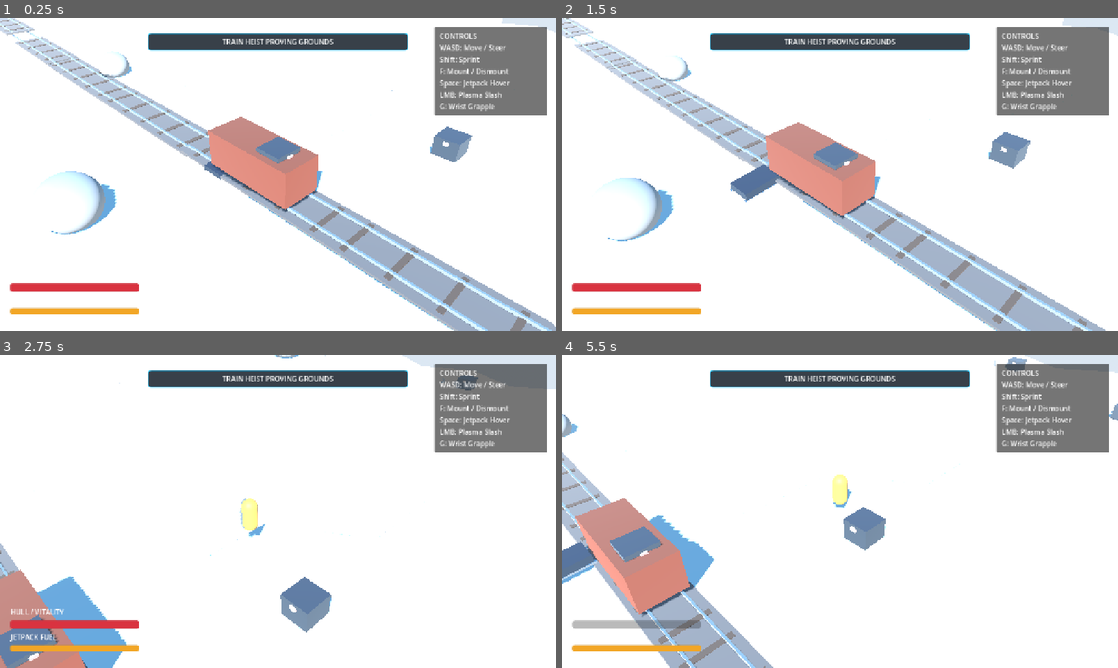
Above: before the commit, frames 1-4 (two rows, left to right).
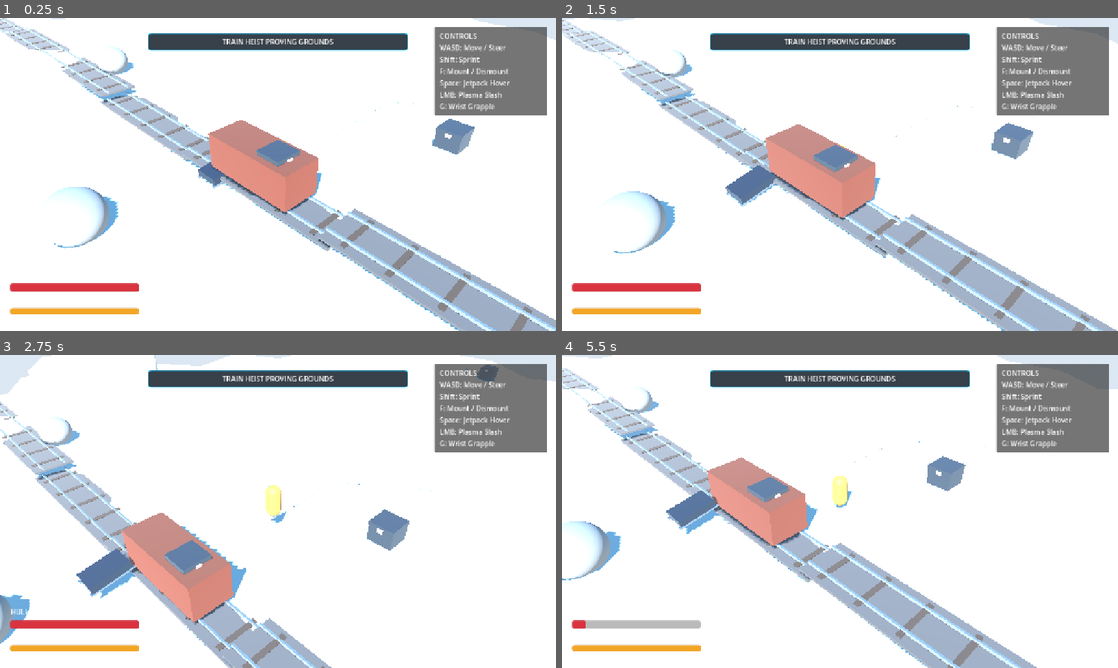
Above: after the commit, the same moments.

Repository: mcintalmo/drift
Game: Godot game, scene res://scenes/world/ProceduralSectorSandbox.tscn
The game is run twice, just before and just after one commit, with the same random seed, the same clock (stepped at 60 frames per second) and the same inputs. This scene is started directly instead of the project's main scene.
Inputs (mouse positions are in pixels of both pictures, inside the frame that each line leads up to):
- Up to frame 1 (0.25 s): no input
- Up to frame 2 (1.5 s): tap Enter (ui_accept) at 0.5, 0.77 s; move the mouse to (962, 158) at 0.52 s; hold E (pilot_lean_right) 0.53-1.25 s; click (962, 158) at 0.6 s; drag from (728, 190) to (812, 237) at 1.27 s
- Up to frame 3 (2.75 s): tap Enter (ui_accept) at 2 s; move the mouse to (333, 442) at 2.02 s; hold E (pilot_lean_right) from 2.03 s (still down); tap G (pilot_wrist_grapple) at 2.1 s
- Up to frame 4 (5.5 s): release E (pilot_lean_right) at 2.75 s; drag from (812, 574) to (673, 464) at 2.77 s; move the mouse to (1006, 558) at 3.52 s; hold Q (pilot_lean_left) 3.53-4.25 s; hold Right mouse button (winch_quick) 3.53-4.25 s; tap Enter (ui_accept) at 3.77 s; drag from (673, 464) to (756, 433) at 4.27 s; move the mouse to (867, 511) at 5.02 s; hold S (brake_reverse) from 5.03 s (still down); tap R at 5.1 s; click (867, 511) at 5.17 s

The runs differ from the first frame. In frame 1, 9.4% of the frame differs, in the area x 0-100%, y 0-100%; in frame 2, 9.2%; in frame 3, 20%; in frame 4, 26%.

Commit message:
Extend cliff side skirts to 16m depth to close frozen lake gaps, and balance terrain rolling frequency to 0.022 (amplitude 1.85m) with 1 grand hill and 1 chasm lake

Diff:
--- a/resources/biomes/dead_core.tres
+++ b/resources/biomes/dead_core.tres
@@ -11,10 +11,11 @@
 min_storm_temp_c = -58.0
 blizzard_frequency = 0.85
 base_smog_index = 0.25
-elevation_amplitude = 1.6
-elevation_frequency = 0.015
+elevation_amplitude = 2.2
+elevation_frequency = 0.024
 plateau_tier_height_m = 4.5
-plateau_threshold = 0.25
+plateau_threshold = 0.28
+chasm_threshold = -0.30
 hex_cell_outer_radius_m = 6.0
 surface_weights = {
 &"ice": 0.45,
--- a/resources/biomes/derelict_industrial.tres
+++ b/resources/biomes/derelict_industrial.tres
@@ -11,10 +11,11 @@
 min_storm_temp_c = -40.0
 blizzard_frequency = 0.45
 base_smog_index = 0.6
-elevation_amplitude = 1.2
-elevation_frequency = 0.012
-plateau_tier_height_m = 3.2
+elevation_amplitude = 1.8
+elevation_frequency = 0.022
+plateau_tier_height_m = 3.6
 plateau_threshold = 0.30
+chasm_threshold = -0.32
 hex_cell_outer_radius_m = 6.0
 surface_weights = {
 &"snirt": 0.35,
--- a/resources/biomes/glacial_chasms.tres
+++ b/resources/biomes/glacial_chasms.tres
@@ -11,10 +11,11 @@
 min_storm_temp_c = -44.0
 blizzard_frequency = 0.55
 base_smog_index = 0.1
-elevation_amplitude = 1.4
-elevation_frequency = 0.015
+elevation_amplitude = 2.0
+elevation_frequency = 0.024
 plateau_tier_height_m = 4.2
-plateau_threshold = 0.25
+plateau_threshold = 0.28
+chasm_threshold = -0.28
 hex_cell_outer_radius_m = 6.0
 surface_weights = {
 &"ice": 0.45,
--- a/resources/biomes/temperate_permafrost.tres
+++ b/resources/biomes/temperate_permafrost.tres
@@ -11,10 +11,11 @@
 min_storm_temp_c = -36.0
 blizzard_frequency = 0.3
 base_smog_index = 0.05
-elevation_amplitude = 1.2
-elevation_frequency = 0.012
-plateau_tier_height_m = 3.5
-plateau_threshold = 0.28
+elevation_amplitude = 1.85
+elevation_frequency = 0.022
+plateau_tier_height_m = 3.8
+plateau_threshold = 0.30
+chasm_threshold = -0.32
 hex_cell_outer_radius_m = 6.0
 surface_weights = {
 &"pack": 0.50,
--- a/scripts/resources/sector_biome_data.gd
+++ b/scripts/resources/sector_biome_data.gd
@@ -14,10 +14,11 @@
 
 @export_group("Terrain & Elevation Tuning")
 @export var hex_cell_outer_radius_m: float = 6.0
-@export var elevation_amplitude: float = 1.2 # Gentle smooth rolling terrain
-@export var elevation_frequency: float = 0.012 # Low frequency for broad smooth fields
-@export var plateau_tier_height_m: float = 3.5 # Height of macro cliff plateaus
-@export var plateau_threshold: float = 0.28 # Frequency of macro cliff ridges across sector
+@export var elevation_amplitude: float = 1.85 # Balanced rolling snow drifts & mogul hills
+@export var elevation_frequency: float = 0.022 # Balanced undulating frequency
+@export var plateau_tier_height_m: float = 3.8 # Height of grand hill plateau
+@export var plateau_threshold: float = 0.30 # Distinct grand hill plateau cluster
+@export var chasm_threshold: float = -0.32 # Distinct sunken glacial chasm / frozen lake cluster
 
 @export_group("Surface Distribution Weights")
 @export var surface_weights: Dictionary = {
--- a/scripts/world/hex_world_tile.gd
+++ b/scripts/world/hex_world_tile.gd
@@ -24,7 +24,7 @@
 	if not _static_body:
 		_build_tile_geometry([])
 
-## Initializes the hex tile with smooth rideable hills, discrete plateau tiers, and 90-degree straight vertical cliffs
+## Initializes the hex tile with balanced rolling snowdrifts, 1 grand hill plateau, and 1 sunken glacial chasm/frozen lake
 func initialize_tile(coord: Vector2i, biome: Resource, seed_val: int, hot_spring_flag: bool = false) -> void:
 	axial_coord = coord
 	biome_data = biome if biome else SectorBiomeDataClass.new()
@@ -35,36 +35,37 @@
 	var world_x: float = tile_outer_radius_m * SQRT_3 * (float(coord.x) + float(coord.y) * 0.5)
 	var world_z: float = tile_outer_radius_m * 1.5 * float(coord.y)
 
-	# 1. Gentle continuous rolling base elevation (creates smooth rolling hills)
+	# 1. Balanced rolling base elevation noise (between flat and hyper-bumpy: rich snowdrifts & carving knolls)
 	var base_noise: FastNoiseLite = FastNoiseLite.new()
 	base_noise.seed = seed_val
-	var freq: float = biome_data.get("elevation_frequency") if "elevation_frequency" in biome_data else 0.012
-	var amp: float = biome_data.get("elevation_amplitude") if "elevation_amplitude" in biome_data else 1.2
+	var freq: float = biome_data.get("elevation_frequency") if "elevation_frequency" in biome_data else 0.022
+	var amp: float = biome_data.get("elevation_amplitude") if "elevation_amplitude" in biome_data else 1.85
 	base_noise.frequency = freq
 	base_elevation_m = base_noise.get_noise_2d(world_x, world_z) * amp
 
-	# 2. Discrete Macro Plateau / Chasm Tiers (Forms 100% straight vertical cliffs)
+	# 2. Discrete Macro Plateau / Chasm Tiers (Guarantees 1 Grand Hill Plateau and 1 Frozen Lake Chasm)
 	var plateau_noise: FastNoiseLite = FastNoiseLite.new()
 	plateau_noise.seed = seed_val + 7771
-	plateau_noise.frequency = 0.008
+	plateau_noise.frequency = 0.012
 	var p_val: float = plateau_noise.get_noise_2d(world_x, world_z)
-	var p_thresh: float = biome_data.get("plateau_threshold") if "plateau_threshold" in biome_data else 0.28
-	var tier_h: float = biome_data.get("plateau_tier_height_m") if "plateau_tier_height_m" in biome_data else 3.5
+	var p_thresh: float = biome_data.get("plateau_threshold") if "plateau_threshold" in biome_data else 0.30
+	var c_thresh: float = biome_data.get("chasm_threshold") if "chasm_threshold" in biome_data else -0.32
+	var tier_h: float = biome_data.get("plateau_tier_height_m") if "plateau_tier_height_m" in biome_data else 3.8
 
 	var macro_tier_offset: float = 0.0
 	if p_val > p_thresh:
 		is_plateau_cliff = true
-		macro_tier_offset = tier_h # Elevated plateau tier with straight vertical cliff walls
-	elif p_val < -0.38 and not is_hot_spring:
+		macro_tier_offset = tier_h # Elevated Grand Hill Plateau (+3.8m)
+	elif p_val < c_thresh and not is_hot_spring:
 		is_glacial_chasm = true
-		macro_tier_offset = -6.5 # Sunken glacial gorge with straight vertical chasm walls
+		macro_tier_offset = -6.5 # Sunken Glacial Crevasse / Frozen Lake (-6.5m)
 
 	position = Vector3(world_x, base_elevation_m + macro_tier_offset, world_z)
 
 	if is_hot_spring:
 		surface_type = &"slush"
 	elif is_glacial_chasm:
-		surface_type = &"black_ice"
+		surface_type = &"black_ice" # Glassy mirror black ice on the sunken lake
 	else:
 		var surface_roll: float = absf(base_noise.get_noise_2d(world_x + 500.0, world_z + 500.0))
 		if biome_data.has_method("sample_surface_type"):
@@ -72,7 +73,7 @@
 		else:
 			surface_type = &"pack"
 
-	# Corner heights only sample continuous rolling hill noise (keeps tile surface smooth and clean)
+	# Sample continuous rolling hill noise for corner vertices
 	_cached_corner_heights = _compute_continuous_corner_heights(world_x, world_z, base_noise, amp)
 
 	_build_tile_geometry(_cached_corner_heights)
@@ -107,7 +108,8 @@
 	_static_body.set_meta(&"surface_type", surface_type)
 	add_child(_static_body)
 
-	var depth: float = 9.0 if (is_glacial_chasm or is_plateau_cliff) else 5.0
+	# Deep 16.0m side skirts guarantee cliff walls go all the way down into sunken lake basins with ZERO gaps
+	var depth: float = 16.0
 	var hex_mesh: ArrayMesh = _generate_model_c_mesh(tile_outer_radius_m, depth, corner_heights)
 
 	_mesh_instance = MeshInstance3D.new()
@@ -135,7 +137,7 @@
 		var vz: float = radius * sin(angle_rad)
 		var vy: float = corner_heights[i] if i < corner_heights.size() else 0.0
 		top_vertices.append(Vector3(vx, vy, vz))
-		# Bottom vertices are straight down vertically at identical X/Z coordinates
+		# Bottom vertices extend straight down vertically deep into the bedrock (no gaps)
 		bottom_vertices.append(Vector3(vx, -depth, vz))
 
 	# Center Vertex: shallow basin if hot spring (-0.9m), level if normal terrain
@@ -158,7 +160,7 @@
 		st.set_normal(face_normal)
 		st.add_vertex(v3)
 
-	# Side Skirts (100% straight vertical 90-degree cliff walls dropping down to depth)
+	# Side Skirts (100% straight vertical 90-degree cliff walls dropping 16m deep)
 	for i: int in range(6):
 		var next_i: int = (i + 1) % 6
 		var t1: Vector3 = top_vertices[i]
@@ -191,20 +193,20 @@
 		mat.roughness = 0.95
 		return mat
 	elif is_glacial_chasm:
-		mat.albedo_color = Color(0.18, 0.28, 0.38, 1.0) # Deep glacial chasm basalt
-		mat.roughness = 0.4
-		mat.metallic = 0.3
+		mat.albedo_color = Color(0.12, 0.45, 0.70, 0.92) # Glassy turquoise frozen lake ice
+		mat.roughness = 0.04
+		mat.metallic = 0.65
 		return mat
 	elif is_plateau_cliff:
-		mat.albedo_color = Color(0.82, 0.88, 0.94, 1.0) # Low-poly snow plateau with exposed rock
-		mat.roughness = 0.6
+		mat.albedo_color = Color(0.85, 0.90, 0.96, 1.0) # Grand snow plateau top
+		mat.roughness = 0.65
 		return mat
 
 	match surface:
 		&"black_ice", &"ice":
-			mat.albedo_color = Color(0.35, 0.65, 0.85, 0.95)
-			mat.roughness = 0.05
-			mat.metallic = 0.4
+			mat.albedo_color = Color(0.20, 0.55, 0.80, 0.95)
+			mat.roughness = 0.04
+			mat.metallic = 0.6
 		&"firn":
 			mat.albedo_color = Color(0.75, 0.88, 0.98, 1.0)
 			mat.roughness = 0.25
